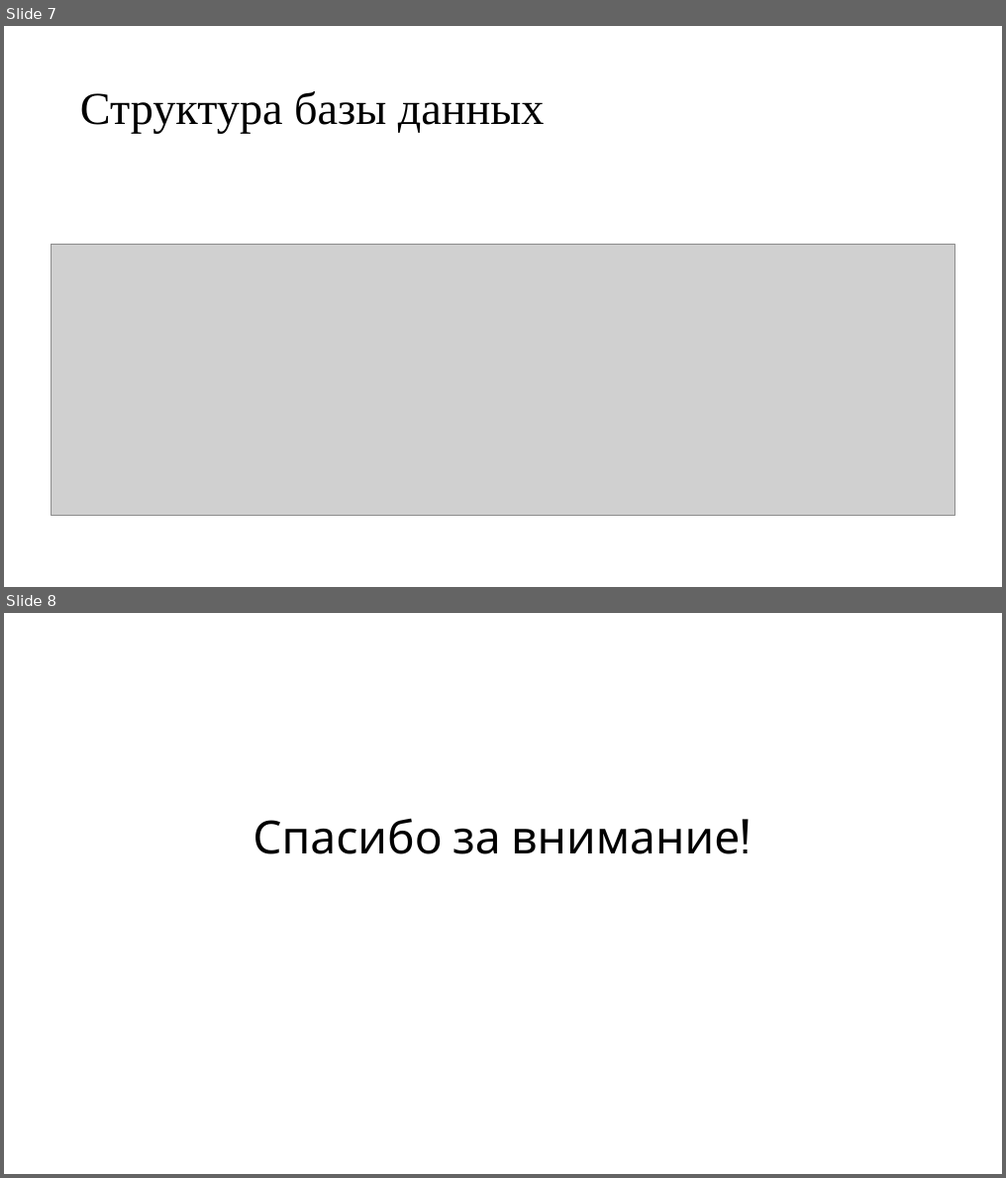
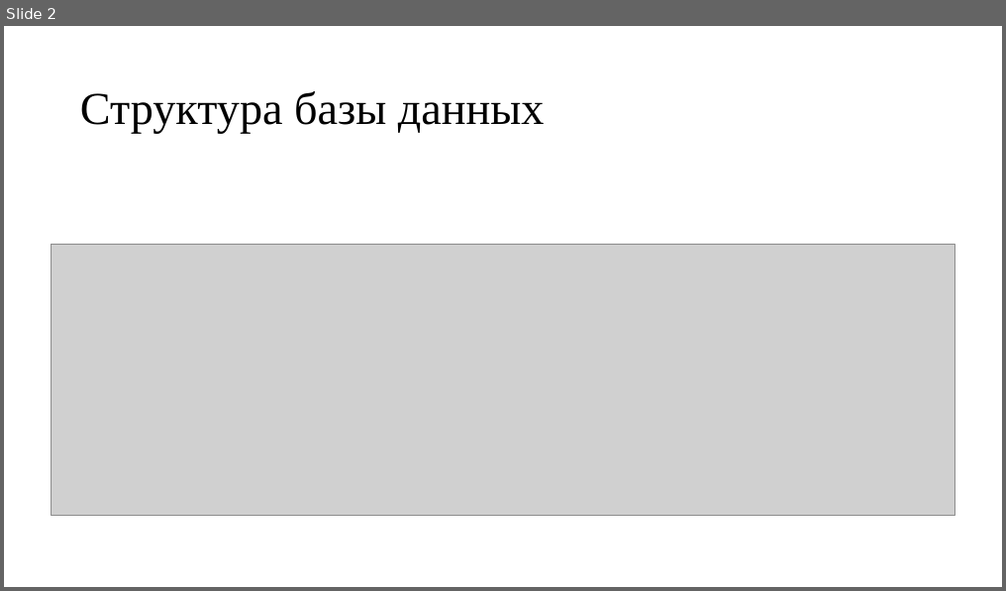
Before and after one commit to Zhambik/Kursach, a slide deck: Информационная система «Байкальский патруль».pptx. Shown one above the other, each under a label of ours: slides 7 and 8 before the commit, slide 2 after it. The pictures are 1006x1178 and 1006x591 pixels, drawn with LibreOffice and Linux fonts; fonts in the diff are those of the drawing; grey boxes stand for pictures. Boxes give left, top, right and bottom in pixels: in the first picture for what was removed or moved away, otherwise in the second. Text is boxed around its words. In the diff, an @@ line names an element or a change of style, - is before the commit and + after.

```diff
--- a/Информационная система «Байкальский патруль».pptx
+++ b/Информационная система «Байкальский патруль».pptx
@@ slide 8 removed at box(4, 613, 1002, 1174), background #FFFFFF @@
@@ title removed at box(252, 818, 740, 855) @@
-Спасибо за внимание!
@@ what was slide 7 is now slide 2 @@
```
Also in this commit, not shown: 5 other slides removed, 10 other files.
